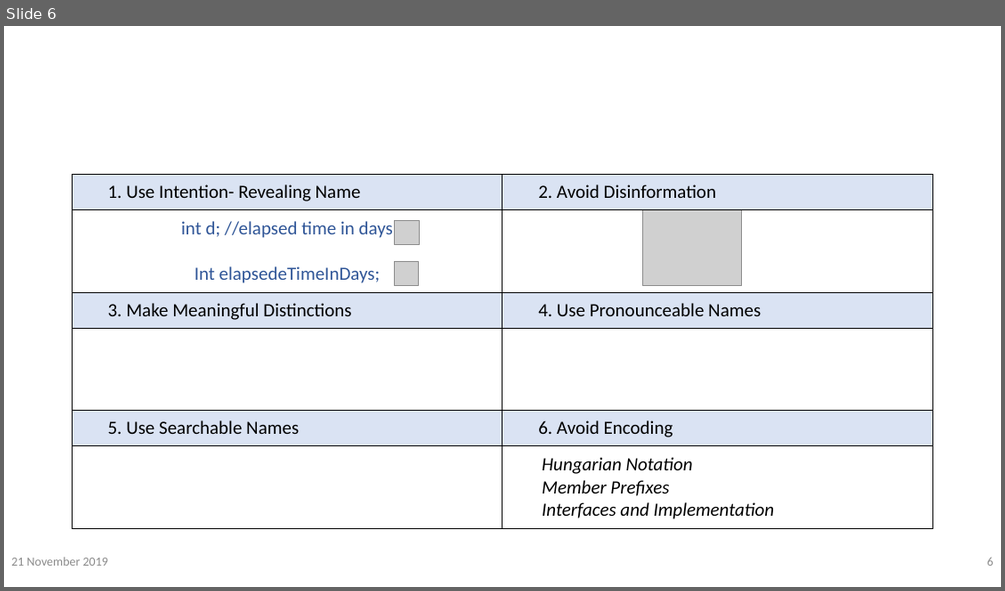
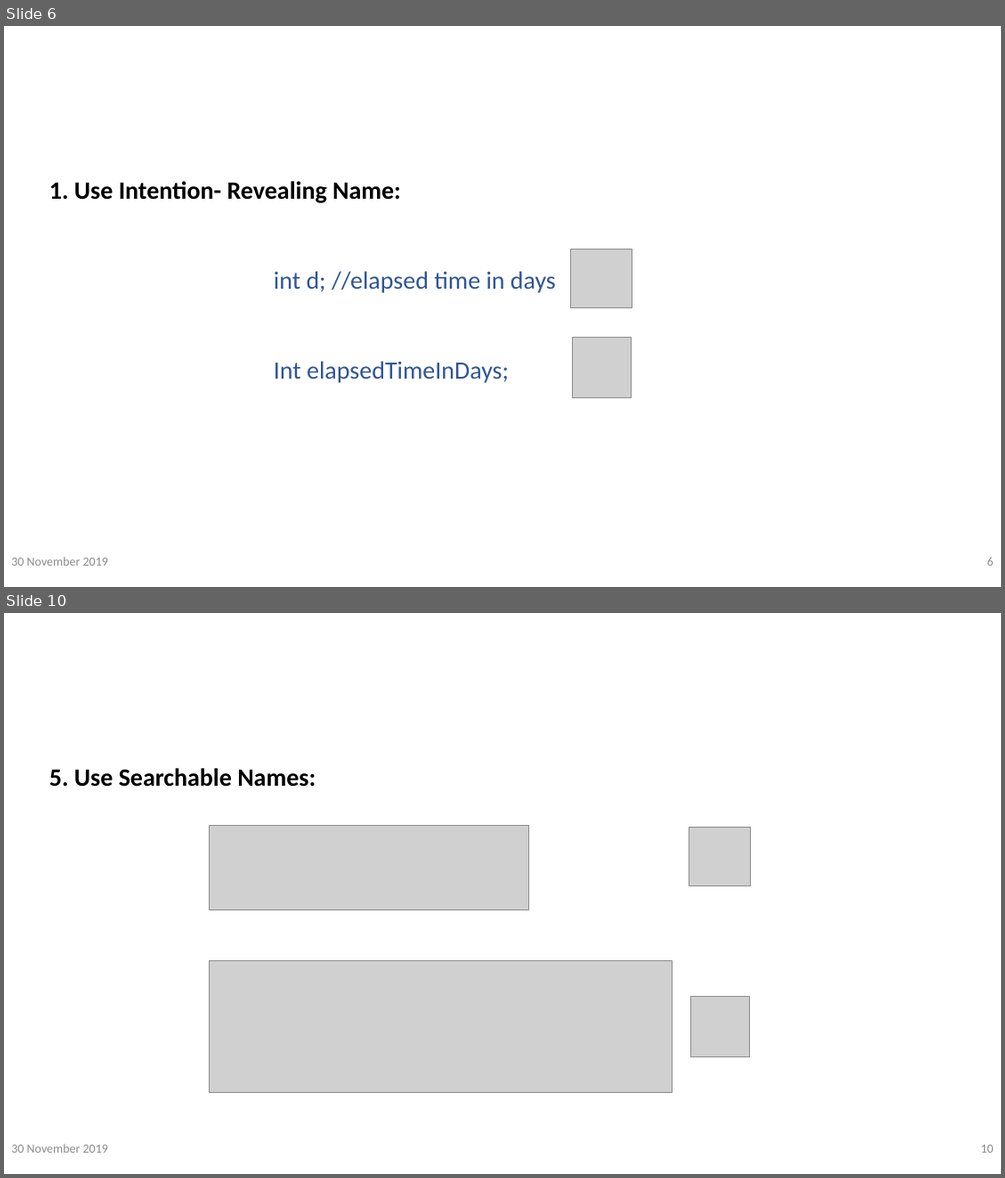
Before and after one commit to vinanti/Skills, a slide deck: PPT/Clean Code/Clean Code.pptx. Shown one above the other, each under a label of ours: slide 6 before the commit, slides 6 and 10 after it; the slides between them are not shown. The pictures are 1005x591 and 1005x1178 pixels, drawn with LibreOffice and Linux fonts; fonts in the diff are those of the drawing; grey boxes stand for pictures; background and template pictures are left out. Boxes give left, top, right and bottom in pixels: in the first picture for what was removed or moved away, otherwise in the second. Text is boxed around its words. In the diff, an @@ line names an element or a change of style, - is before the commit and + after.

```diff
--- a/PPT/Clean Code/Clean Code.pptx
+++ b/PPT/Clean Code/Clean Code.pptx
@@ slide 10 added at (4, 613, 1001, 1174), background picture (left out) @@
@@ text added at (73, 643, 777, 711), 48 pt, text #FFFFFF, bold @@
+Meaningful Name
@@ text added at (49, 768, 316, 787), 24 pt, text #000000, bold @@
+5. Use Searchable Names:
@@ picture added at (210, 826, 529, 910) @@
@@ picture added at (689, 827, 751, 886) @@
@@ picture added at (210, 960, 672, 1092) @@
@@ picture added at (690, 996, 750, 1056) @@
@@ text added at (11, 1143, 108, 1152), 12 pt, text #8C8C8C @@
+30 November 2019
@@ page number added at (980, 1144, 993, 1152), 12 pt, text #8C8C8C @@
+10
@@ slide 6 changed as well @@
@@ text added at (49, 181, 556, 383), 24 pt, text #2F5597 @@
+1. Use Intention- Revealing Name:
+int d; //elapsed time in days
+Int elapsedTimeInDays;
@@ table removed at (72, 174, 933, 528), 6 rows, 2 columns @@
-1. Use Intention- Revealing Name | 2. Avoid Disinformation
-int d; //elapsed time in days / Int elapsedeTimeInDays; | 
-3. Make Meaningful Distinctions | 4. Use Pronounceable Names
- | 
-5. Use Searchable Names | 6. Avoid Encoding
- | Hungarian Notation / Member Prefixes / Interfaces and Implementation
@@ picture removed at (643, 209, 742, 286) @@
@@ picture: place and size @@
-picture at (395, 220, 419, 244)
+picture at (571, 248, 632, 308)
@@ picture: place and size @@
-picture at (395, 261, 418, 285)
+picture at (573, 338, 631, 398)
@@ text at (11, 556, 108, 565): text changed @@
-21 November 2019
+30 November 2019
```
Also in this commit, not shown: 19 other slides changed, 31 other slides added, 1 other file.
